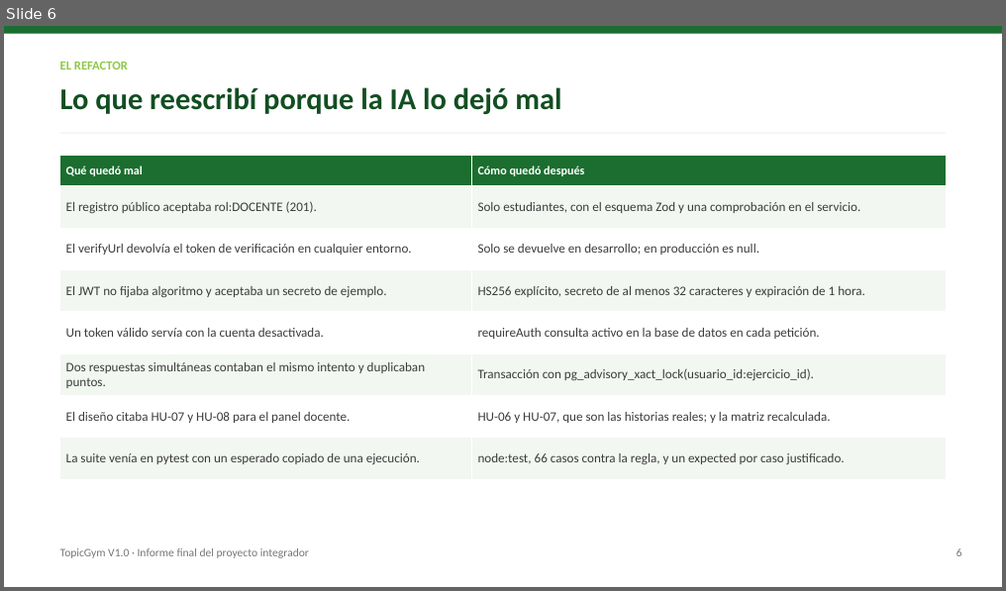
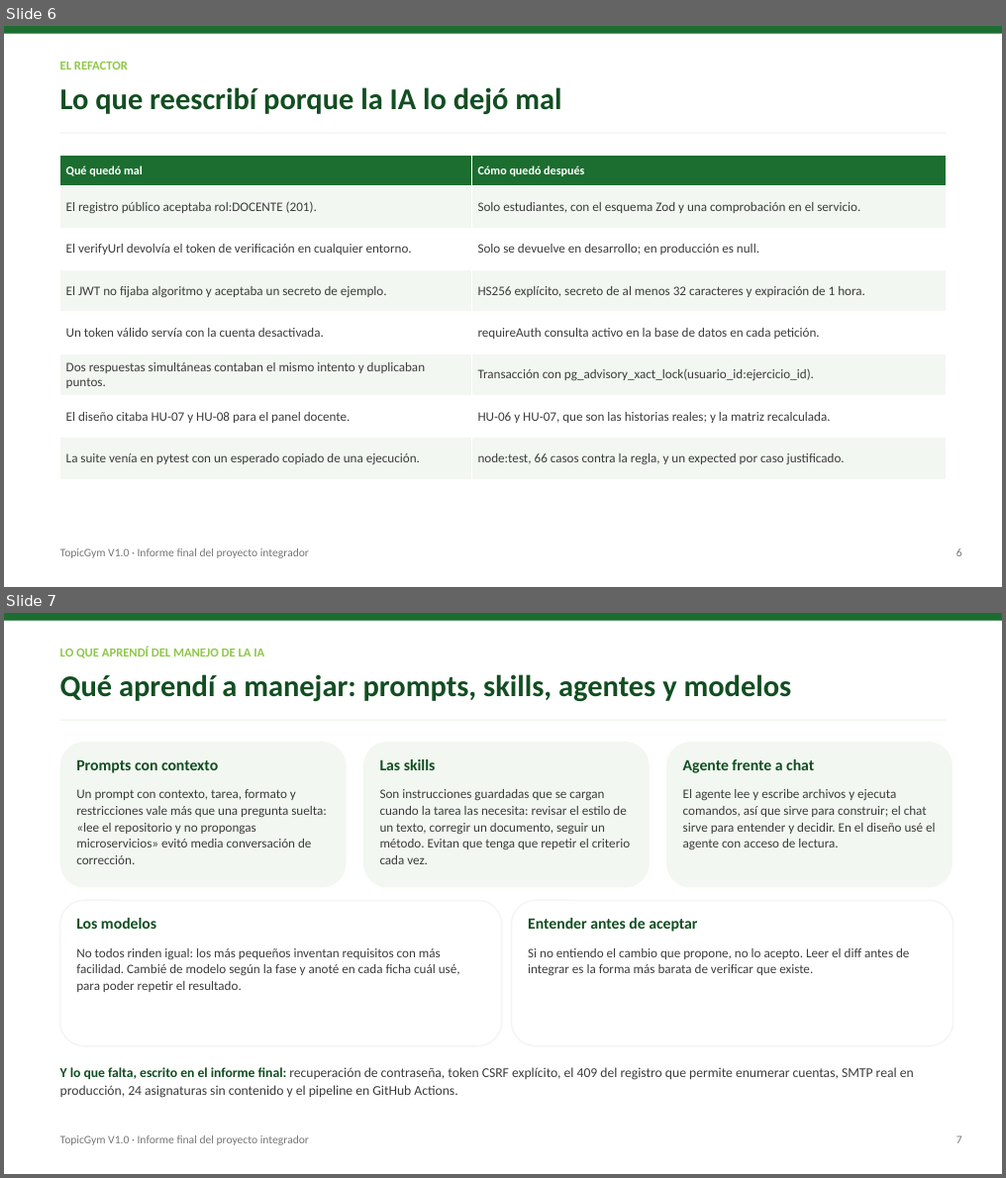
Before and after one commit to MaNDress78/14-11-2026, a slide deck: documentos/semana8/TopicGym_sustentacion_informe_final.pptx. Shown one above the other, each under a label of ours: slide 6 before the commit, slides 6 and 7 after it. The pictures are 1006x591 and 1006x1178 pixels, drawn with LibreOffice and Linux fonts; fonts in the diff are those of the drawing. Boxes give left, top, right and bottom in pixels: in the first picture for what was removed or moved away, otherwise in the second. Text is boxed around its words. In the diff, an @@ line names an element or a change of style, - is before the commit and + after.

```diff
--- a/documentos/semana8/TopicGym_sustentacion_informe_final.pptx
+++ b/documentos/semana8/TopicGym_sustentacion_informe_final.pptx
@@ slide 7 added at (4,613,1002,1174), background #FFFFFF @@
@@ rounded rectangle added at (4,613,1002,621), fill #1B6E2F @@
@@ text added at (60,646,264,659), 12 pt, text #8FC74A, bold @@
+LO QUE APRENDÍ DEL MANEJO DE LA IA
@@ text added at (60,674,792,701), 29 pt, text #124E21, bold @@
+Qué aprendí a manejar: prompts, skills, agentes y modelos
@@ rounded rectangle added at (60,719,945,721), fill #F2F7F1 @@
@@ rounded rectangle added at (60,742,347,888), fill #F2F7F1 @@
@@ text added at (76,760,218,773), 15 pt, text #124E21, bold @@
+Prompts con contexto
@@ rounded rectangle added at (363,742,649,888), fill #F2F7F1 @@
@@ text added at (380,760,436,770), 15 pt, text #124E21, bold @@
+Las skills
@@ rounded rectangle added at (666,742,952,888), fill #F2F7F1 @@
@@ text added at (683,760,814,773), 15 pt, text #124E21, bold @@
+Agente frente a chat
@@ text added at (76,789,327,864), 12.5 pt, text #3C3C3C @@
+Un prompt con contexto, tarea, formato y restricciones vale más que una pregunta suelta: «lee el repositorio y no propongas microservicios» evitó media conversación de corrección.
@@ text added at (380,789,630,864), 12.5 pt, text #3C3C3C @@
+Son instrucciones guardadas que se cargan cuando la tarea las necesita: revisar el estilo de un texto, corregir un documento, seguir un método. Evitan que tenga que repetir el criterio cada vez.
@@ text added at (683,789,936,850), 12.5 pt, text #3C3C3C @@
+El agente lee y escribe archivos y ejecuta comandos, así que sirve para construir; el chat sirve para entender y decidir. En el diseño usé el agente con acceso de lectura.
@@ rounded rectangle added at (60,900,502,1047), fill #FFFFFF, outline #F2F7F1 1.5 pt @@
@@ rounded rectangle added at (512,900,953,1047), fill #FFFFFF, outline #F2F7F1 1.5 pt @@
@@ text added at (76,918,156,929), 15 pt, text #124E21, bold @@
+Los modelos
@@ text added at (528,918,697,932), 15 pt, text #124E21, bold @@
+Entender antes de aceptar
@@ text added at (76,949,460,992), 12.5 pt, text #3C3C3C @@
+No todos rinden igual: los más pequeños inventan requisitos con más facilidad. Cambié de modelo según la fase y anoté en cada ficha cuál usé, para poder repetir el resultado.
@@ text added at (528,949,909,976), 12.5 pt, text #3C3C3C @@
+Si no entiendo el cambio que propone, no lo acepto. Leer el diff antes de integrar es la forma más barata de verificar que existe.
@@ text added at (60,1067,914,1098), 13 pt, text #3C3C3C @@
+Y lo que falta, escrito en el informe final: recuperación de contraseña, token CSRF explícito, el 409 del registro que permite enumerar cuentas, SMTP real en producción, 24 asignaturas sin contenido y el pipeline en GitHub Actions.
@@ text added at (60,1136,309,1146), 11 pt, text #767676 @@
+TopicGym V1.0 · Informe final del proyecto integrador
@@ text added at (956,1136,962,1144), 11 pt, text #767676 @@
+7
```
Also in this commit, not shown: 3 slides changed, 1 other slide added, 2 slides removed, 1 other file.
